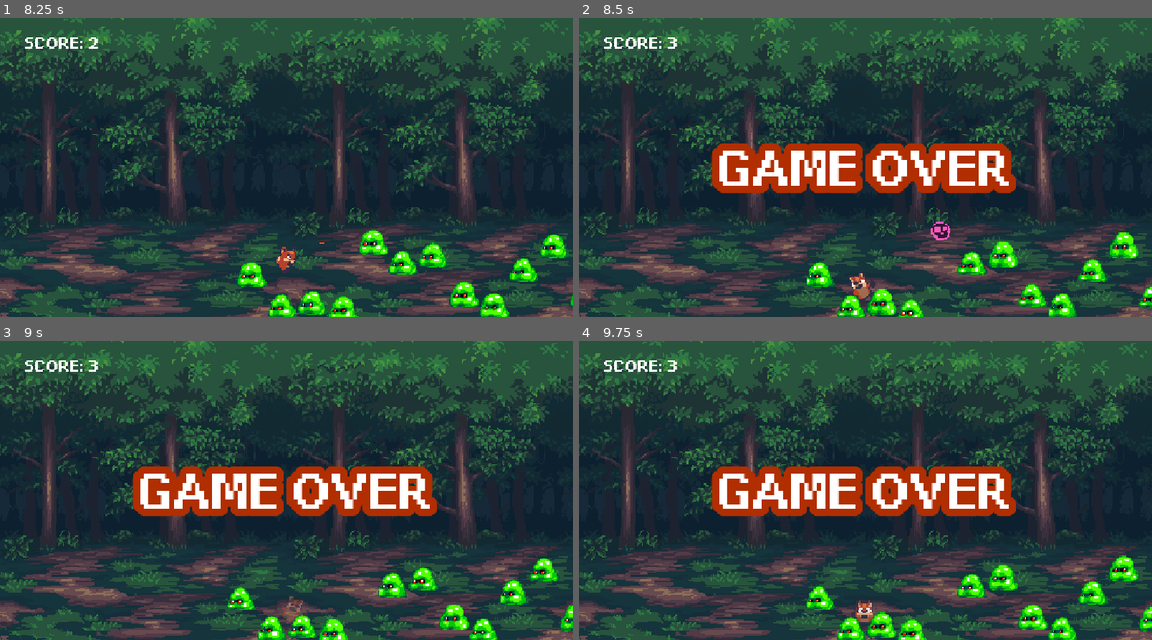
Above: before the commit, frames 1-4 (two rows, left to right).
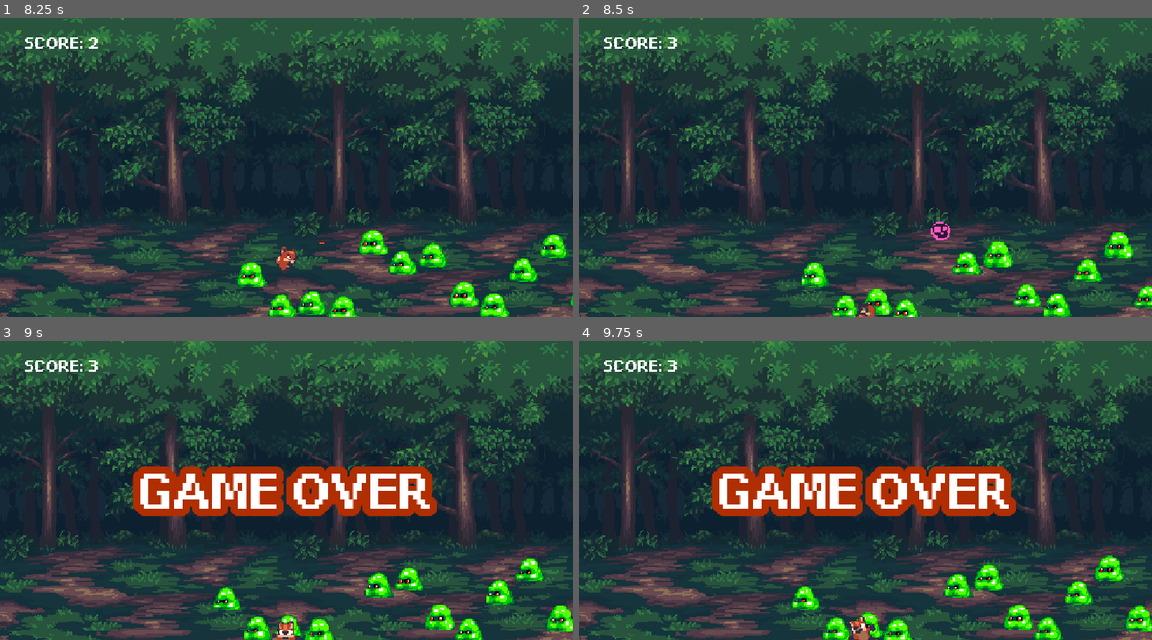
Above: after the commit, the same moments.

Repository: jsjzh/godot-game
Game: Godot game, scene res://Sences/game.tscn
The game is run twice, just before and just after one commit, with the same random seed, the same clock (stepped at 60 frames per second) and the same inputs.
Inputs:
- Up to frame 1 (8.25 s): hold Right (right) 0.53-1.28 s; tap Z (roll) at 0.6, 1.55, 2.1, 2.85, 3.8, 4.35, 5.1, 6.05, 6.6, 7.35 s; hold Down (down) 1.28-2.03 s; tap C (fire) every 2.25 s from 1.35 to 8.1 s; hold Right (right) 2.03-2.78 s; hold Up (up) 2.78-3.53 s; hold Left (left) 3.53-5.03 s; hold Down (down) 5.03-5.78 s; hold Right (right) 5.78-6.53 s; hold Up (up) 6.53-7.28 s; hold Right (right) 7.28-8.03 s; hold Down (down) from 8.03 s (still down)
- Up to frame 2 (8.5 s): keep holding Down (down); tap Z (roll) at 8.3 s
- Up to frame 3 (9 s): release Down (down) at 8.78 s; hold Left (left) from 8.78 s (still down); tap Z (roll) at 8.85 s
- Up to frame 4 (9.75 s): release Left (left) at 9.53 s; hold Up (up) from 9.53 s (still down); tap Z (roll) at 9.6 s

Frame 1 is identical in both runs. In frame 2, 12% of the frame differs, in the area x 23-100%, y 41-100%; in frame 3, 4.6%; in frame 4, 4.8%.

Commit message:
feat: 添加翻滚无敌帧

Diff:
--- a/Scripts/GameManager.gd
+++ b/Scripts/GameManager.gd
@@ -8,6 +8,14 @@
 	PLAYING,
 	GAME_OVER,
 	PUSED
+}
+
+enum PhysicsLayer {
+	WALL = 1,
+	PLAYER = 2,
+	PLAYER_BUTTLE = 3,
+	ENEMY = 4,
+	COIN = 5,
 }
 
 var game_state: GameState = GameState.PLAYING
--- a/Scripts/Player.gd
+++ b/Scripts/Player.gd
@@ -22,7 +22,6 @@
 var player_roll_direction: Vector2 = Vector2.RIGHT
 var player_roll_colldownTimer: float = 1.0
 var player_can_roll: bool = true
-var player_is_invincible: bool = false
 
 var BlinkTween: Tween
 
@@ -59,7 +58,7 @@
 
 	player_last_direction = sign(input_direction.x) if input_direction.x != 0 else player_last_direction
 
-	if Input.is_action_just_pressed("roll"):
+	if Input.is_action_just_pressed("roll") and input_direction != Vector2.ZERO:
 		start_roll(input_direction)
 	else:
 		velocity = input_direction * player_base_speed * delta
@@ -102,6 +101,8 @@
 	player_roll_timer = player_roll_duration
 	player_animated_sprite.play("roll")
 	player_can_roll = false
+	set_collision_layer_value(GameManager.PhysicsLayer.PLAYER, false)
+	set_collision_mask_value(GameManager.PhysicsLayer.ENEMY, false)
 	player_roll_cooldown_Timer.start(player_roll_colldownTimer)
 
 	var tween = create_tween()
@@ -119,6 +120,9 @@
 func end_roll():
 	player_move_type = PlayerMoveType.IDLE
 	velocity = Vector2.ZERO
+
+	set_collision_layer_value(GameManager.PhysicsLayer.PLAYER, true)
+	set_collision_mask_value(GameManager.PhysicsLayer.ENEMY, true)
 
 	if BlinkTween:
 		BlinkTween.kill()
--- a/Sences/bullet.tscn
+++ b/Sences/bullet.tscn
@@ -7,6 +7,8 @@
 size = Vector2(6, 3)
 
 [node name="Bullet" type="Area2D" unique_id=1309717349 node_paths=PackedStringArray("bullet_sprite") groups=["bullet"]]
+collision_layer = 4
+collision_mask = 9
 script = ExtResource("1_d50md")
 bullet_sprite = NodePath("Sprite2D")
 
--- a/Sences/player.tscn
+++ b/Sences/player.tscn
@@ -172,6 +172,8 @@
 [sub_resource type="CircleShape2D" id="CircleShape2D_q4rjh"]
 
 [node name="Player" type="CharacterBody2D" unique_id=1157600657 node_paths=PackedStringArray("player_animated_sprite", "player_audio_fire", "player_audio_run", "player_roll_cooldown_Timer") groups=["player"]]
+collision_layer = 2
+collision_mask = 27
 script = ExtResource("1_q4rjh")
 player_animated_sprite = NodePath("AnimatedSprite2D")
 bullet_scene = ExtResource("2_8lje0")
--- a/Sences/slime.tscn
+++ b/Sences/slime.tscn
@@ -126,6 +126,8 @@
 [sub_resource type="CircleShape2D" id="CircleShape2D_mvyox"]
 
 [node name="Slime" type="Area2D" unique_id=1882251236 node_paths=PackedStringArray("slime_animated_sprite", "slime_audio_dead") groups=["slime"]]
+collision_layer = 8
+collision_mask = 7
 script = ExtResource("1_mdyxf")
 slime_animated_sprite = NodePath("AnimatedSprite2D")
 slime_audio_dead = NodePath("Dead")
--- a/project.godot
+++ b/project.godot
@@ -66,6 +66,14 @@
 ]
 }
 
+[layer_names]
+
+2d_physics/layer_1="墙"
+2d_physics/layer_2="玩家"
+2d_physics/layer_3="子弹"
+2d_physics/layer_4="敌人"
+2d_physics/layer_5="金币"
+
 [rendering]
 
 textures/canvas_textures/default_texture_filter=0
